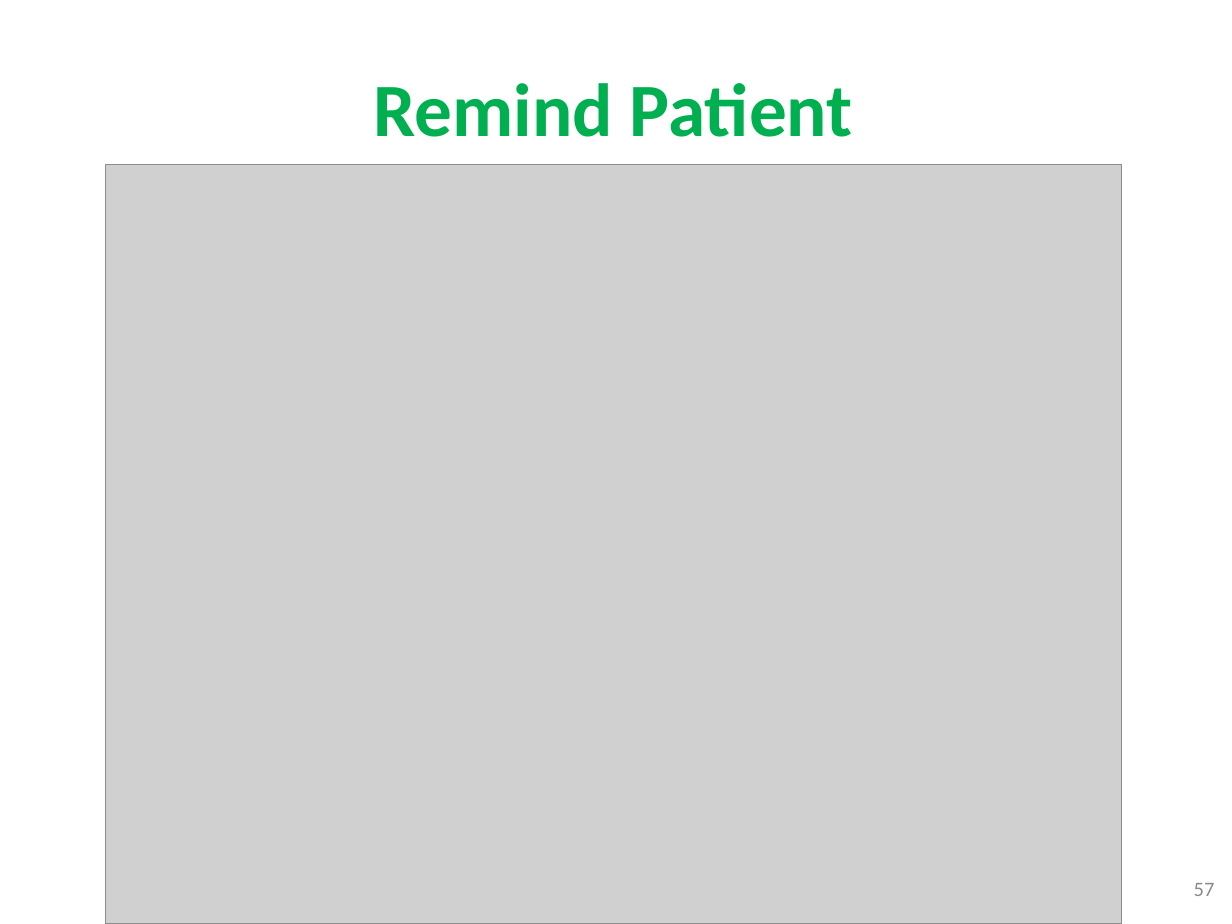
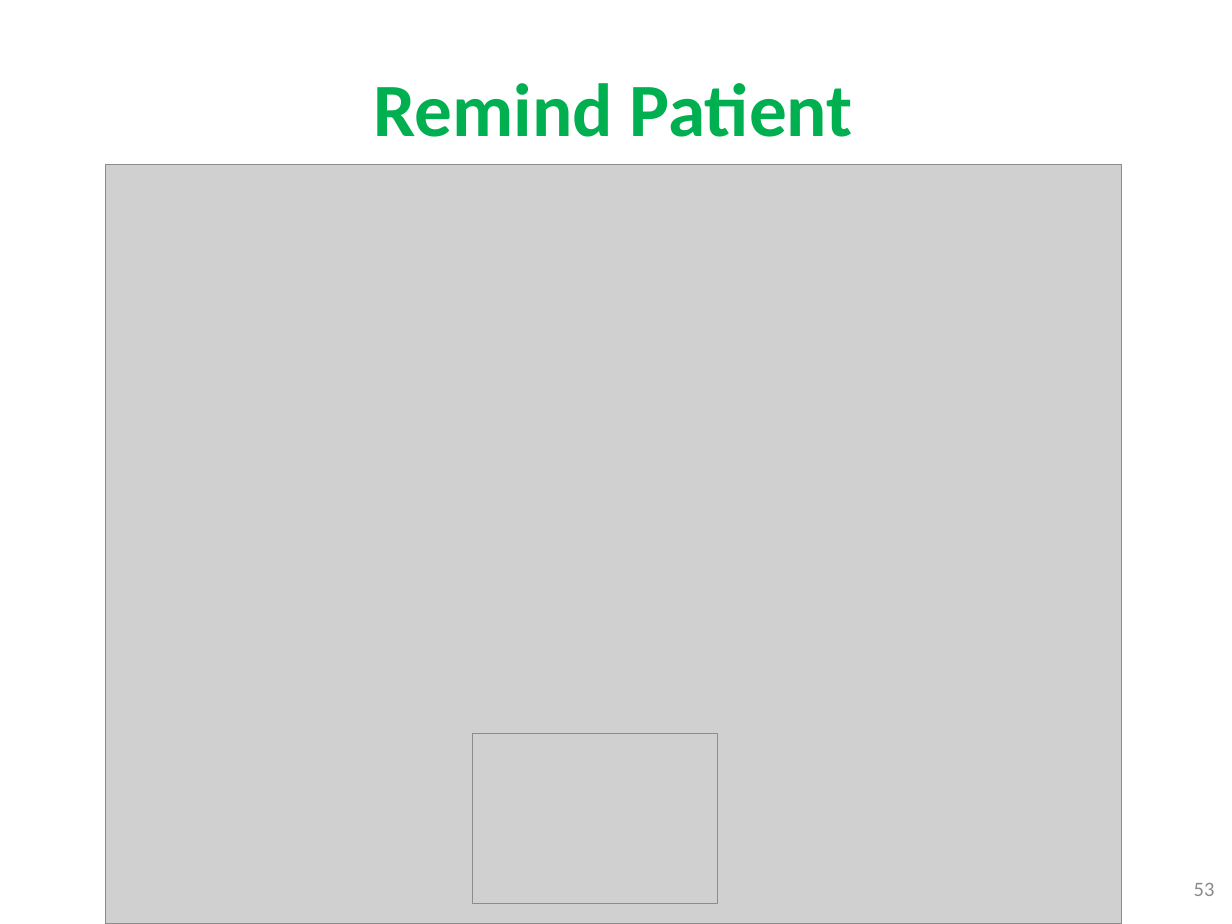
Before and after one commit to quantdse60878/HSTS, a slide deck: slide 53 of docs/Temperature Presentation/Khuong/khuong3.pptx (slide 57 before the commit). Drawn at 1232x924 pixels with LibreOffice and Linux fonts; fonts in the diff are those of the drawing; grey boxes stand for pictures; background and template pictures are left out. Boxes give left, top, right and bottom in pixels: in the first picture for what was removed or moved away, otherwise in the second. Text is boxed around its words. In the diff, an @@ line names an element or a change of style, - is before the commit and + after.

```diff
--- a/docs/Temperature Presentation/Khuong/khuong3.pptx
+++ b/docs/Temperature Presentation/Khuong/khuong3.pptx
@@ picture added at <box>472,733,717,903</box> @@
@@ page number at <box>1194,883,1215,896</box>: text changed @@
-57
+53
```
Also in this commit, not shown: 25 other slides changed, 2 slides added, 6 slides removed.
